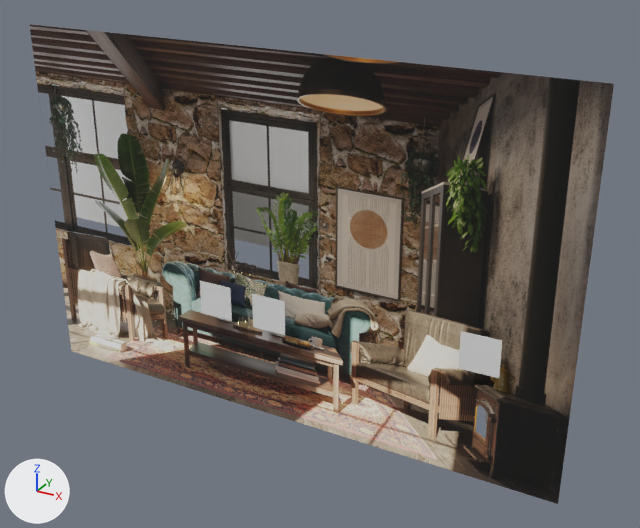
The glTF model static/models/static/solution_2.glb: old version first, new version second.
Before and after are seen from a 50 mm lens placed at (2.74, -4.42, 2.17), pointed at (0.14, 0.3, -0.18). Every picture has the same lights, and +X, +Y and +Z are marked at lower left. Where no turn or scale is listed for an object, it has been applied to the vertices.
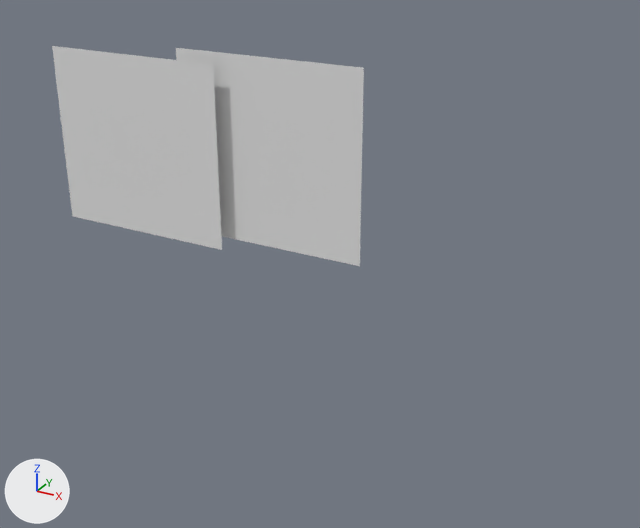
What changed in the scene script:
```text
Remove ob_main:
    ob_main = bpy.data.objects.new('main', me_plane)
    ob_main.location = (0.0, 0.0, 0.0)
Remove ob_plane_001:
    ob_plane_001 = bpy.data.objects.new('Plane.001', me_plane_002)
    ob_plane_001.location = (1.396, -0.087, -0.337)
Remove ob_plane_002:
    ob_plane_002 = bpy.data.objects.new('Plane.002', me_plane_003)
    ob_plane_002.location = (-0.024, -0.087, -0.427)
Remove ob_plane_003:
    ob_plane_003 = bpy.data.objects.new('Plane.003', me_plane_004)
    ob_plane_003.location = (-0.437, -0.087, -0.427)
```

Pixel boxes (x1, y1, x2, y2) of what changed, in the pictures (640 x 528 px):
'main', deleted
    before: (29, 24, 614, 504)
'Plane.001', deleted
    before: (459, 331, 502, 378)
'Plane.002', deleted
    before: (252, 293, 285, 335)
'Plane.003', deleted
    before: (200, 281, 232, 321)
'Plane.006', unchanged, uncovered by the edit
    before: (229, 121, 309, 255)
    after: (176, 48, 364, 266)
'Plane.007', unchanged, uncovered by the edit
    before: (62, 96, 131, 227)
    after: (52, 46, 222, 250)
